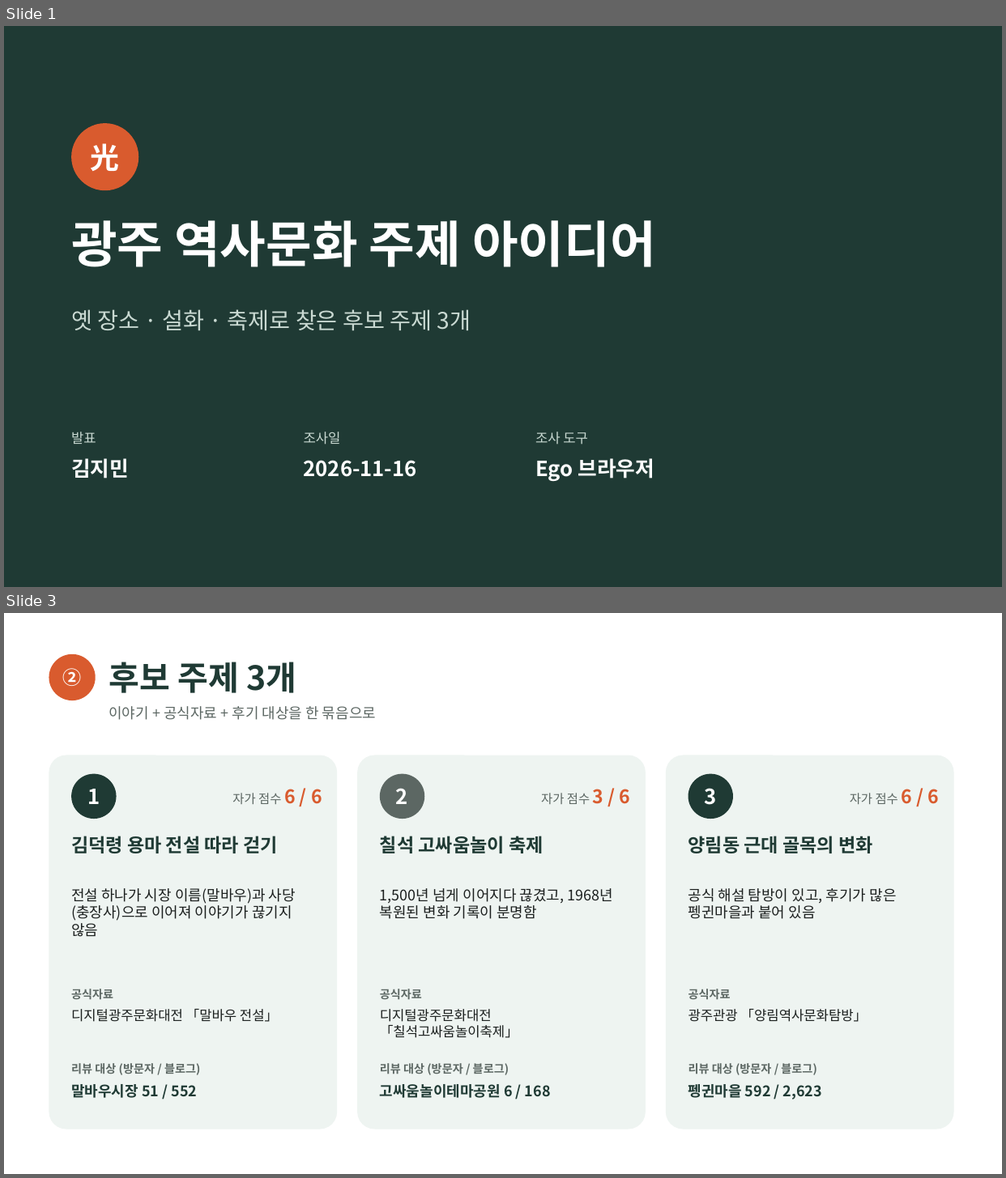
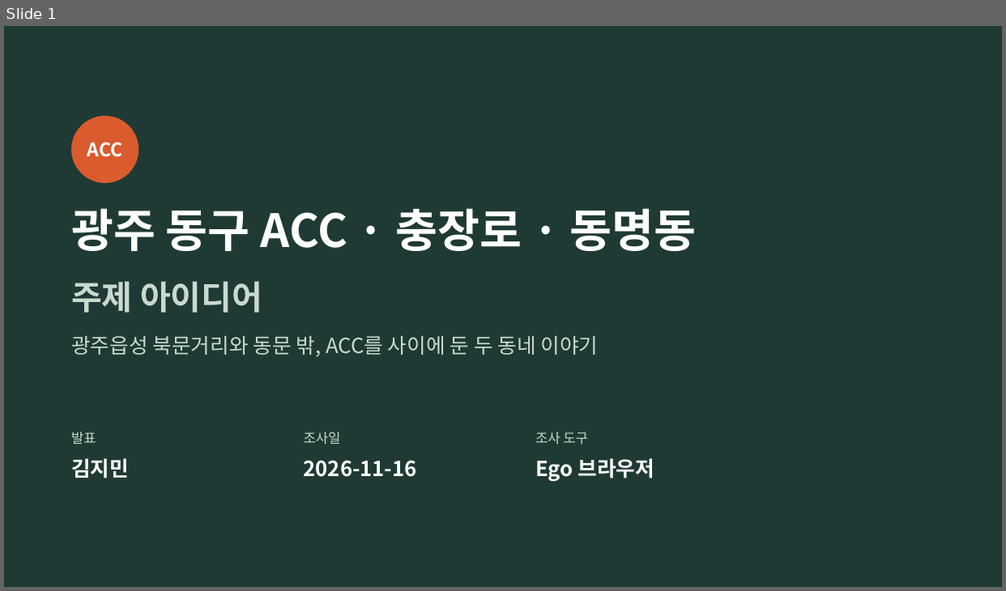
Before and after one commit to jmniik/jiminstorage, a slide deck: topic-idea/topic-idea.pptx. Shown one above the other, each under a label of ours: slides 1 and 3 before the commit, slide 1 after it; the slides between them are not shown. The pictures are 1006x1178 and 1006x591 pixels, drawn with LibreOffice and Linux fonts; fonts in the diff are those of the drawing. Boxes give left, top, right and bottom in pixels: in the first picture for what was removed or moved away, otherwise in the second. Text is boxed around its words. In the diff, an @@ line names an element or a change of style, - is before the commit and + after.

```diff
--- a/topic-idea/topic-idea.pptx
+++ b/topic-idea/topic-idea.pptx
@@ slide 3 removed at bbox=[4, 613, 1002, 1174], background #FFFFFF @@
@@ ellipse removed at bbox=[49, 654, 96, 700] @@
-②
@@ text removed at bbox=[108, 662, 296, 693] @@
-후보 주제 3개
@@ text removed at bbox=[108, 706, 376, 720] @@
-이야기 + 공식자료 + 후기 대상을 한 묶음으로
@@ rounded rectangle removed at bbox=[49, 756, 337, 1130] @@
@@ rounded rectangle removed at bbox=[357, 756, 646, 1130] @@
@@ rounded rectangle removed at bbox=[666, 756, 954, 1130] @@
@@ ellipse removed at bbox=[71, 774, 117, 819] @@
-1
@@ ellipse removed at bbox=[380, 774, 424, 819] @@
-2
@@ ellipse removed at bbox=[688, 774, 733, 819] @@
-3
@@ text removed at bbox=[232, 789, 322, 804] @@
-자가 점수 6 / 6
@@ text removed at bbox=[541, 789, 631, 804] @@
-자가 점수 3 / 6
@@ text removed at bbox=[850, 789, 939, 804] @@
-자가 점수 6 / 6
@@ text removed at bbox=[71, 836, 278, 854] @@
-김덕령 용마 전설 따라 걷기
@@ text removed at bbox=[380, 836, 543, 854] @@
-칠석 고싸움놀이 축제
@@ text removed at bbox=[688, 836, 873, 854] @@
-양림동 근대 골목의 변화
@@ text removed at bbox=[71, 888, 296, 937] @@
-전설 하나가 시장 이름(말바우)과 사당(충장사)으로 이어져 이야기가 끊기지 않음
@@ text removed at bbox=[380, 888, 614, 919] @@
-1,500년 넘게 이어지다 끊겼고, 1968년 복원된 변화 기록이 분명함
@@ text removed at bbox=[688, 888, 897, 919] @@
-공식 해설 탐방이 있고, 후기가 많은 펭귄마을과 붙어 있음
@@ text removed at bbox=[71, 989, 113, 999] @@
-공식자료
@@ text removed at bbox=[380, 989, 422, 999] @@
-공식자료
@@ text removed at bbox=[688, 989, 731, 999] @@
-공식자료
@@ text removed at bbox=[71, 1009, 278, 1022] @@
-디지털광주문화대전 「말바우 전설」
@@ text removed at bbox=[380, 1009, 518, 1038] @@
-디지털광주문화대전
-「칠석고싸움놀이축제」
@@ text removed at bbox=[688, 1009, 867, 1022] @@
-광주관광 「양림역사문화탐방」
@@ text removed at bbox=[71, 1063, 200, 1076] @@
-리뷰 대상 (방문자 / 블로그)
@@ text removed at bbox=[380, 1063, 509, 1076] @@
-리뷰 대상 (방문자 / 블로그)
@@ text removed at bbox=[688, 1063, 816, 1076] @@
-리뷰 대상 (방문자 / 블로그)
@@ text removed at bbox=[71, 1084, 197, 1098] @@
-말바우시장 51 / 552
@@ text removed at bbox=[380, 1084, 551, 1098] @@
-고싸움놀이테마공원 6 / 168
@@ text removed at bbox=[688, 1084, 822, 1100] @@
-펭귄마을 592 / 2,623
@@ slide 1 changed as well @@
@@ ellipse added at bbox=[71, 116, 138, 183], fill #D95B2E, 18 pt, text #FFFFFF, bold @@
+ACC
@@ ellipse removed at bbox=[71, 123, 138, 190] @@
-光
@@ text added at bbox=[71, 208, 697, 251], 44 pt, text #FFFFFF, bold @@
+광주 동구 ACC · 충장로 · 동명동
@@ text at bbox=[71, 281, 262, 313]: text changed; size 48 to 32 pt; text colour #FFFFFF to #C9D9D2 @@
-광주 역사문화 주제 아이디어
+주제 아이디어
@@ text removed at bbox=[71, 310, 471, 331] @@
-옛 장소 · 설화 · 축제로 찾은 후보 주제 3개
@@ text added at bbox=[71, 336, 598, 357], 20 pt, text #C9D9D2 @@
+광주읍성 북문거리와 동문 밖, ACC를 사이에 둔 두 동네 이야기
```
Also in this commit, not shown: 4 other slides changed, 3 slides added, 1 other slide removed.
